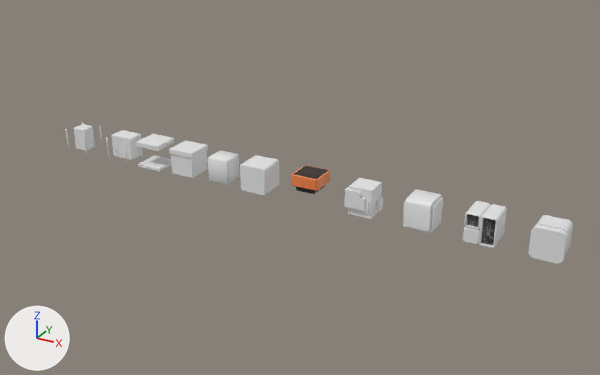
The glTF model packages/client/public/models/facilities.glb: old version first, new version second.
The view is the same before and after, from a 50 mm lens placed at (12.55, -22.17, 11.2), pointed at (-0.21, 1.03, -0.4). Lighting does not change. The marker at lower left points along +X, +Y and +Z.

The first picture shows 'Block01', 'Block02', 'BlockBase', 'CubaMid.000', 'CubaMid.001', 'CubaMid.002', 'CubaMid.003', 'CubaTop.000', 'Double.000', 'Double.001', 'Engine00.001', 'FacilityBase', 'Well00', 'dynamo00'.
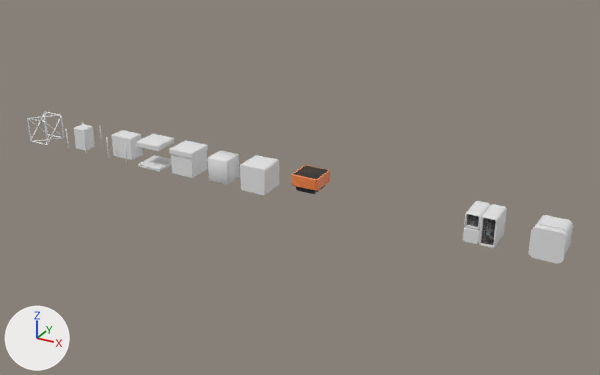
Pixel boxes [x1, y1, x2, y2] of what changed, in the pictures (600 x 375 px):
'Double.001', deleted
    before: [404, 189, 442, 231]
'BlockBase', deleted
    before: [348, 178, 382, 219]
'Scaffold.000', added
    after: [27, 111, 64, 146]
'Double.000', deleted
    before: [403, 197, 443, 233]
'Block02', deleted
    before: [344, 187, 383, 212]
'Block01', deleted
    before: [359, 201, 377, 214]

What the commit changed:
Mesh me_cube_024 is new.
It has 576 vertices, 1088 faces and spans x -0.474..0.474, y -0.474..0.476, z -0.509..0.509.
Object 'BlockBase' (ob_blockbase) is deleted.
Object 'Double.000' (ob_double_000) is deleted.
Object 'Double.001' (ob_double_001) is deleted.
Object 'Block01' (ob_block01) is deleted.
Object 'Block02' (ob_block02) is deleted.
Object 'Scaffold.000' (ob_scaffold_000) is new; it shows me_cube_024.
Its location is (-11.5, 0.5, 0.0).
